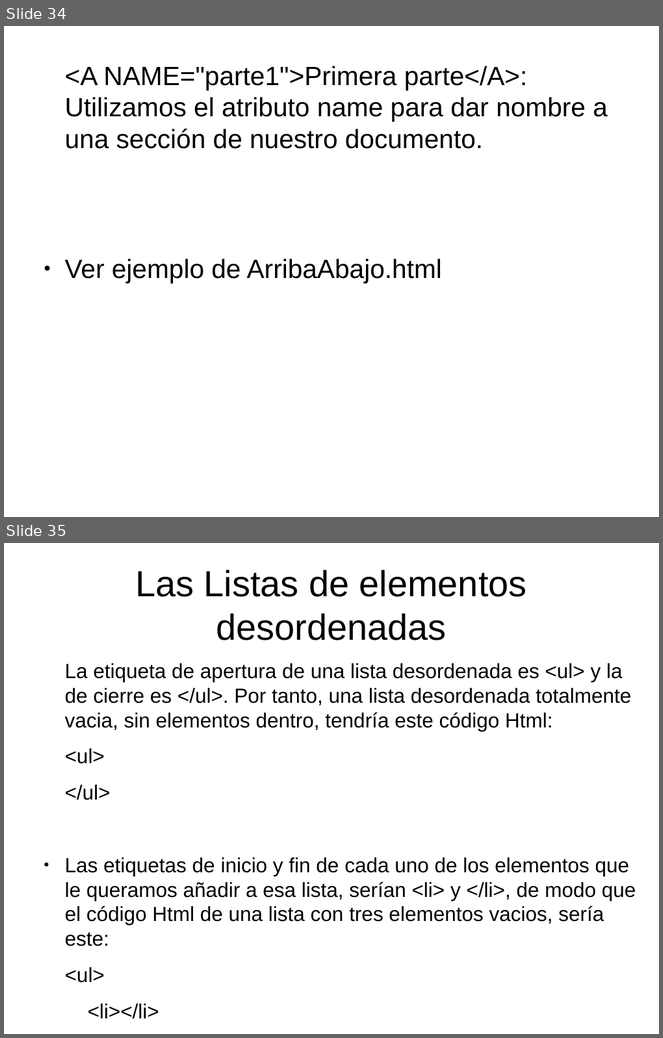
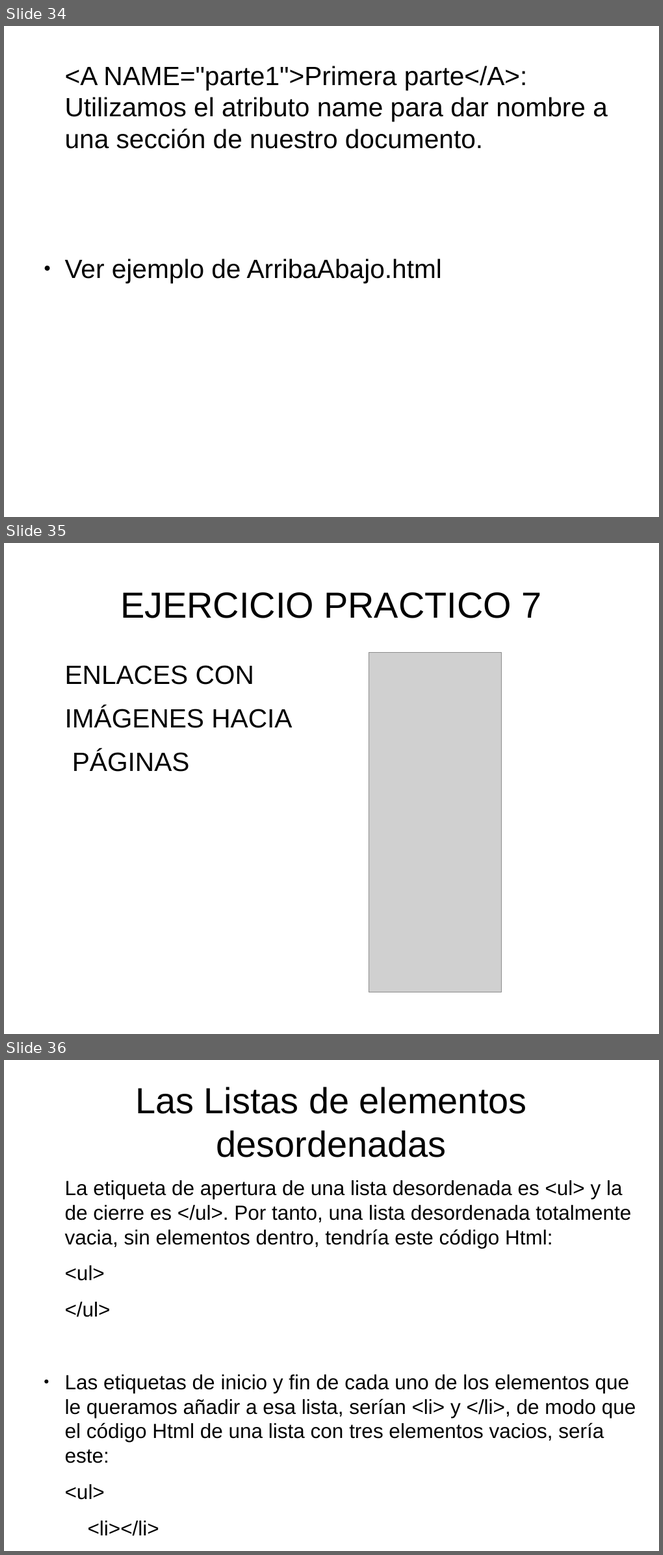
Before and after one commit to toblerone554/CampusInfantil2016, a slide deck: Veteranos/html/PresentaciónHTML.odp. Shown one above the other, each under a label of ours: slides 34 and 35 before the commit, slides 34, 35 and 36 after it. The pictures are 663x1038 and 663x1555 pixels, drawn with LibreOffice and Linux fonts; fonts in the diff are those of the drawing; grey boxes stand for pictures. Boxes give left, top, right and bottom in pixels: in the first picture for what was removed or moved away, otherwise in the second. Text is boxed around its words. In the diff, an @@ line names an element or a change of style, - is before the commit and + after.

```diff
--- a/Veteranos/html/PresentaciónHTML.odp
+++ b/Veteranos/html/PresentaciónHTML.odp
@@ slide 35 added at [4, 543, 659, 1034], background #FFFFFF @@
@@ title added at [120, 592, 542, 618], 44 pt, text #000000 @@
+EJERCICIO PRACTICO 7
@@ picture added at [369, 652, 502, 993] @@
@@ text added at [65, 665, 292, 772], 32 pt, text #000000 @@
+ENLACES CON
+IMÁGENES HACIA
+PÁGINAS
@@ what was slide 35 is now slide 36 @@
```
Also in this commit, not shown: 9 other files.
